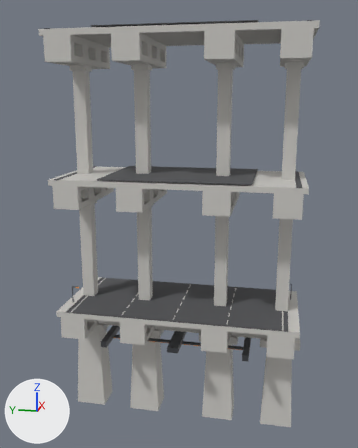
What one commit did to the FBX model Assets/_Project/04.Art/02.Models/Megastructure/SM_Mega_Core.fbx.
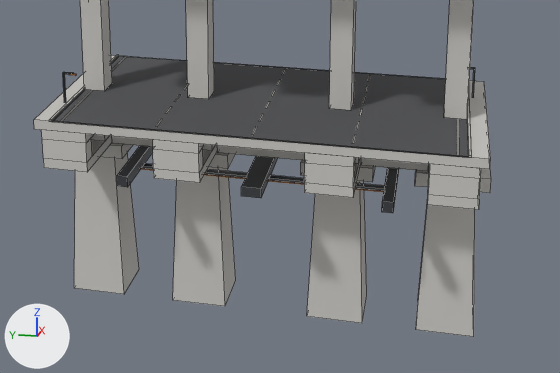
Old and new are each drawn whole from a 50 mm lens placed at (-195.5, -37.5, 118.0), pointed at (0.9, 1.8, 68.9) and again close up on the part from 11% to 94% of the width and 55% to 100% of the height. Every picture has the same lights, and +X, +Y and +Z are marked at lower left. The first two pictures are the older version. The close-ups show mesh edges as thin lines. Where no turn or scale is listed for an object, it has been applied to the vertices. Vertices at exactly the same position are counted once.

The first close-up shows 'SM_Mega_Core'.
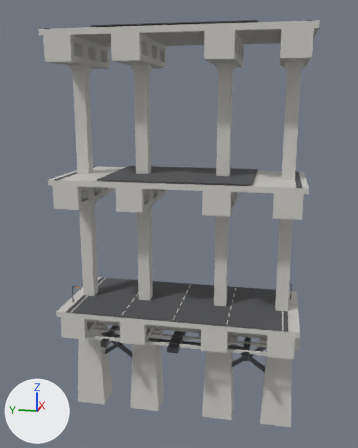
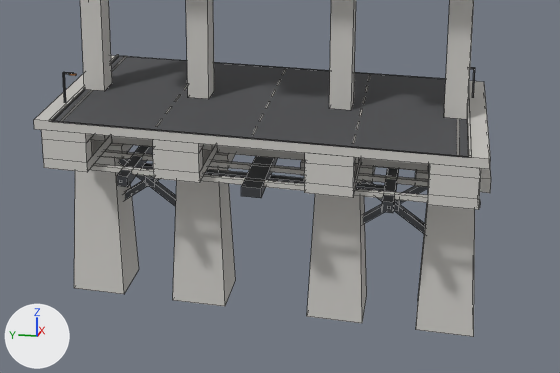
What differs and where, as boxes [x1, y1, x2, y2] in the close-ups (560 x 373 px):
part 1 of me_sm_mega_core, added: after [89, 164, 480, 208]
part 2 of me_sm_mega_core, added: after [101, 150, 429, 187]
part 3 of me_sm_mega_core, added (mostly hidden): after [119, 158, 428, 234]

The change, as a list of edits to the scene's bpy script:
```text
Change me_sm_mega_core:
    used by ob_sm_mega_core; location = (0.0, 0.0, 0.0)
    remove me_sm_mega_core.from_pydata(...)  # 1056 vertices, 864 faces; spans x -21.0..21.0, y -49.0..50.0, z -16.0..144.0
    add me_sm_mega_core.from_pydata(...)  # 1168 vertices, 948 faces; spans x -21.0..21.0, y -49.0..50.0, z -16.0..144.0
    me_sm_mega_core part 1: a new loose piece, a box spanning x -18.0..-17.0, y -47.0..47.0, z 22.9..24.0, in mat_m_mega_concrete (light grey #cdcbc6)
    me_sm_mega_core part 2: a new loose piece, a box spanning x -11.1..-9.9, y -47.0..47.0, z 22.9..24.0, in mat_m_mega_concrete (light grey #cdcbc6)
    me_sm_mega_core part 3
    32 vertices are added at x -2.0..2.0, y -42.0..42.0, z 2.0..22.0
    24 new faces join them, mat_m_mega_steel (grey #6e7075)
    other edits to the shape of me_sm_mega_core do not show in these pictures
```
